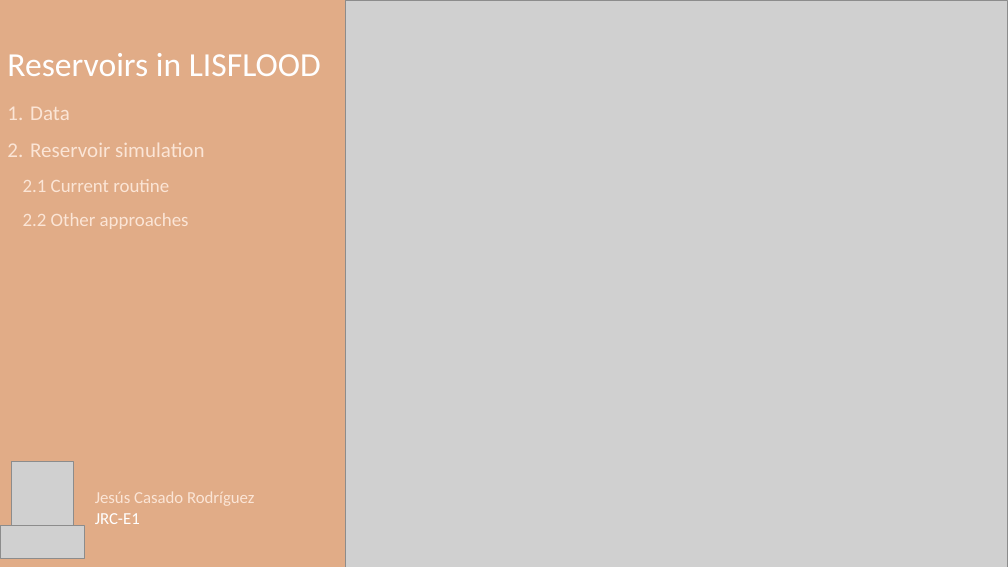
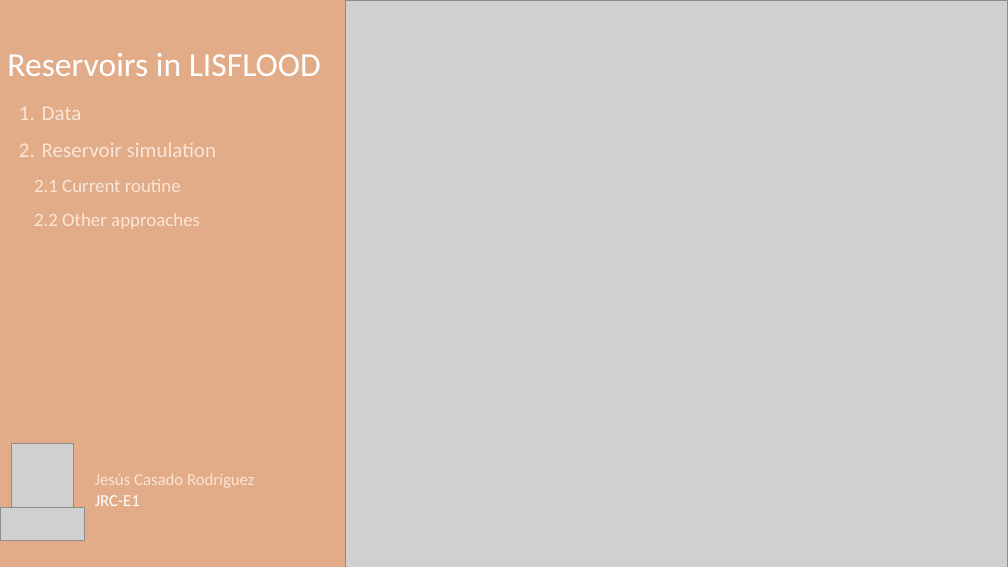
Before and after one commit to casadoj/lisflood-water_bodies, a slide deck: slide 1 of docs/meetings/20211121_D2_Gelati.pptx. Drawn at 1008x567 pixels with LibreOffice and Linux fonts; fonts in the diff are those of the drawing; grey boxes stand for pictures. Boxes give left, top, right and bottom in pixels: in the first picture for what was removed or moved away, otherwise in the second. Text is boxed around its words. In the diff, an @@ line names an element or a change of style, - is before the commit and + after.

```diff
--- a/docs/meetings/20211121_D2_Gelati.pptx
+++ b/docs/meetings/20211121_D2_Gelati.pptx
@@ text "Data": place and size @@
-text "Data" at [23, 107, 204, 229]
+text "Data" at [34, 107, 216, 229]
@@ picture: place and size @@
-picture at [11, 461, 73, 525]
+picture at [11, 444, 73, 507]
@@ text "Jesús Casado Rodríguez": place and size @@
-text "Jesús Casado Rodríguez" at [95, 491, 254, 524]
+text "Jesús Casado Rodríguez" at [95, 473, 254, 506]
@@ picture: place and size @@
-picture at [0, 526, 85, 559]
+picture at [0, 507, 85, 541]
```
Also in this commit, not shown: 4 other slides changed, 1 slide added.
